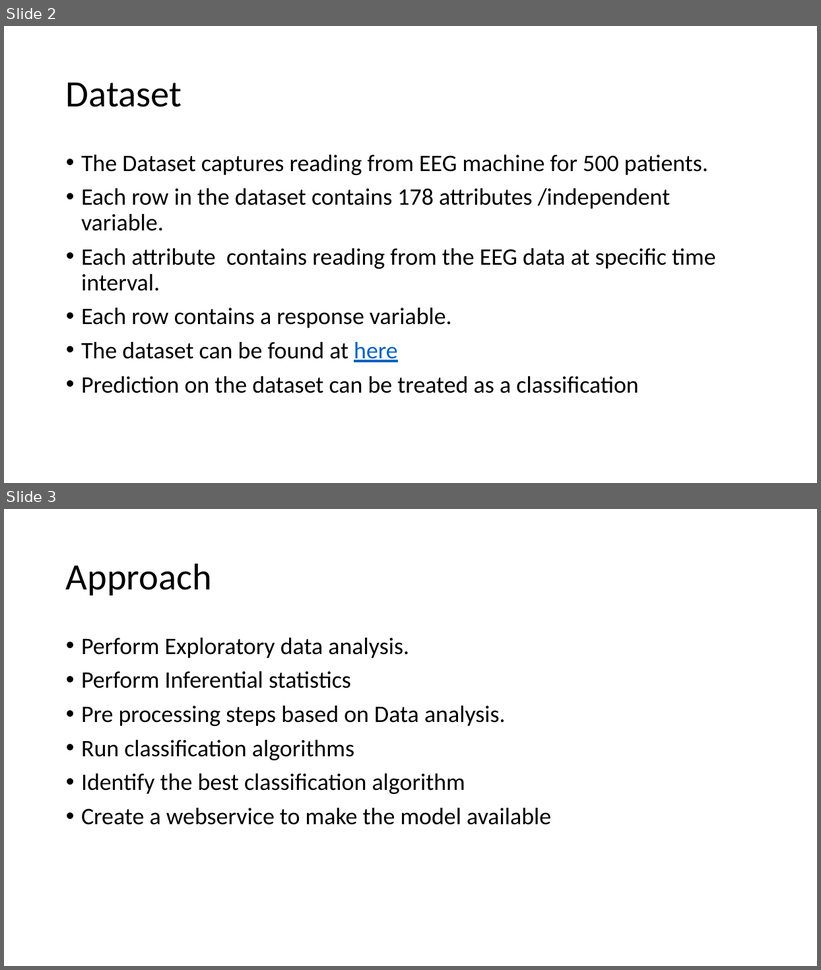
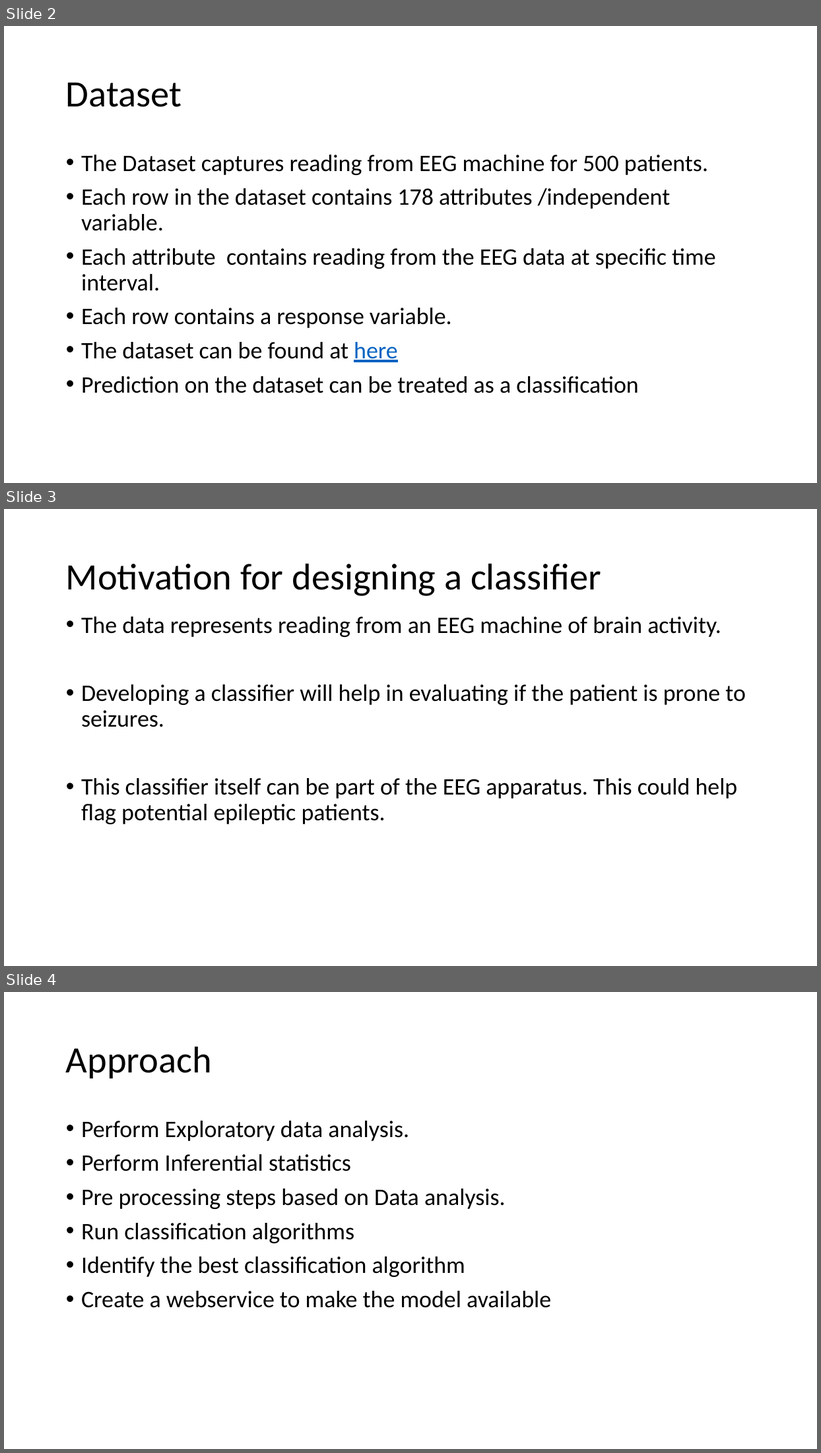
Before and after one commit to cgoat/Intermediate-Data-Science, a slide deck: Capstone Project/Capstone.pptx. Shown one above the other, each under a label of ours: slides 2 and 3 before the commit, slides 2, 3 and 4 after it. The pictures are 821x970 and 821x1453 pixels, drawn with LibreOffice and Linux fonts; fonts in the diff are those of the drawing. Boxes give left, top, right and bottom in pixels: in the first picture for what was removed or moved away, otherwise in the second. Text is boxed around its words. In the diff, an @@ line names an element or a change of style, - is before the commit and + after.

```diff
--- a/Capstone Project/Capstone.pptx
+++ b/Capstone Project/Capstone.pptx
@@ slide 3 added at <box>4,509,817,966</box>, background #FFFFFF @@
@@ title added at <box>66,563,601,596</box>, 44 pt, text #000000 @@
+Motivation for designing a classifier
@@ text added at <box>81,617,746,824</box>, 28 pt, text #000000 @@
+• The data represents reading from an EEG machine of brain activity.
+• Developing a classifier will help in evaluating if the patient is prone to seizures.
+• This classifier itself can be part of the EEG apparatus. This could help flag potential epileptic patients.
@@ what was slide 3 is now slide 4 @@
```
Also in this commit, not shown: 1 slide changed, 1 slide removed, 1 other file.
